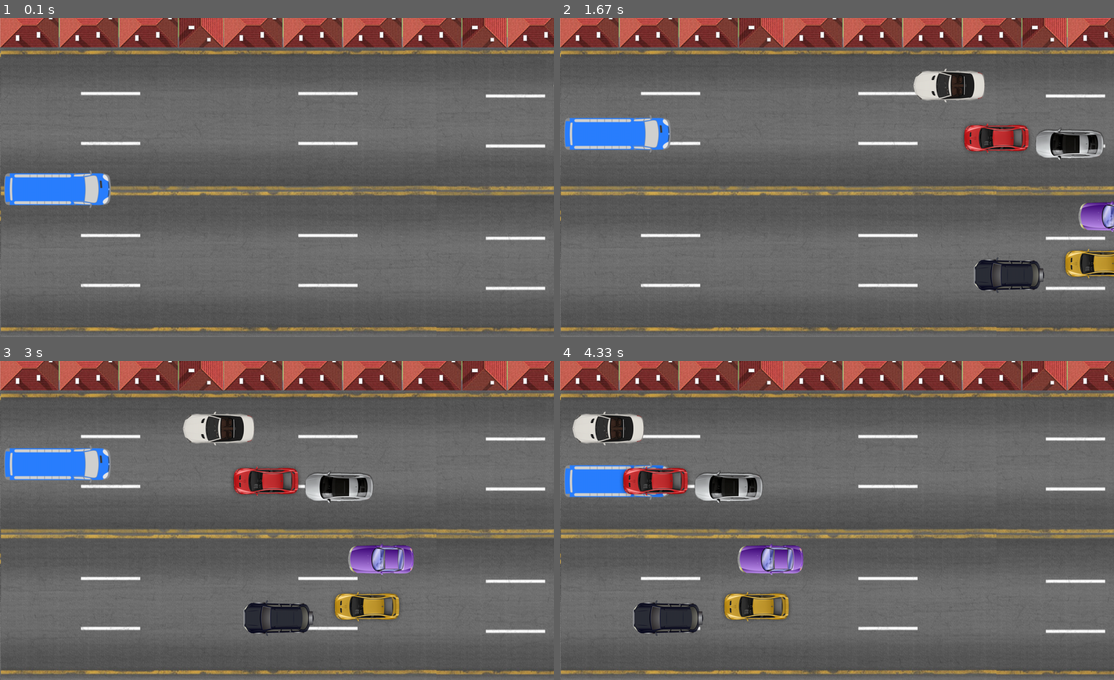
Above: before the commit, frames 1-4 (two rows, left to right).
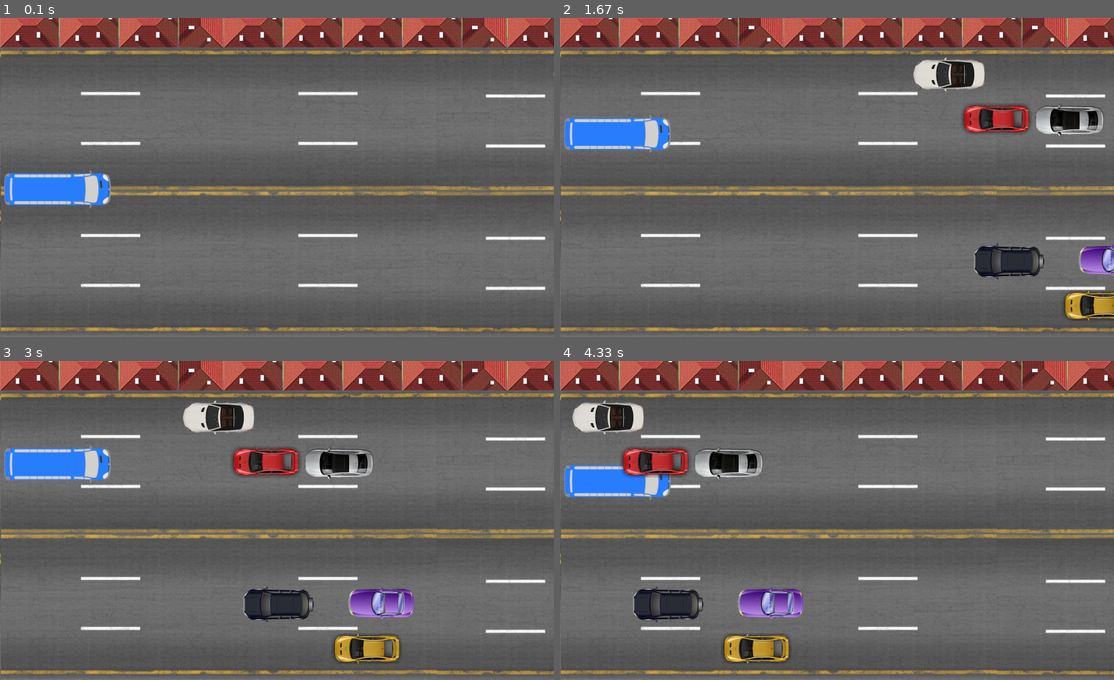
Above: after the commit, the same moments.

Repository: Alicccce/project_pygame
Game: pygame game, started from Alice.py
Two runs of this game, one before a commit and one after it. Both use one fixed random seed, a clock stepped at 60 frames per second and the inputs below.
Inputs:
- Up to frame 1 (0.1 s): no input
- Up to frame 2 (1.67 s): hold W 0.33-0.8 s; hold S 0.83-1.13 s; hold W 1.17-1.53 s; hold S from 1.57 s (still down)
- Up to frame 3 (3 s): release S at 1.93 s; hold W 1.97-2.27 s; hold S 2.3-2.6 s; hold W from 2.63 s (still down)
- Up to frame 4 (4.33 s): release W at 3 s; hold S 3.03-3.4 s; hold W 3.43-3.73 s; hold S 3.77-4.07 s; hold W from 4.1 s (still down)

The runs differ from the first frame. In frame 1, less than 0.1% of the frame differs, in the area x 99-100%, y 17-22%; in frame 2, 7.7%; in frame 3, 8.8%; in frame 4, 8.9%, in the area x 2-44%, y 12-95%.

Commit message:
основная игра; машинки наслаиваются, но едут ровно

Diff:
--- a/Alice.py
+++ b/Alice.py
@@ -10,7 +10,7 @@
 PINK = (255, 100, 100)
 HEIGHT = 750
 WIDTH = 1300
-for_y = []
+for_x = []
 
 
 def load_image(name, colorkey=None):
@@ -48,23 +48,23 @@
         super().__init__()
         self.image = load_image(name[0]) # считываем назвнаие
         self.rect = self.image.get_rect()
-        self.rect.x = name[1][0] # считаваем неизменную абциссу
-        #self.rect.y = name[1][1]
-        # ТУТ problem !
-        if name[1][1] not in for_y: # сравнение с предыдущими ординатами
-            self.rect.y = name[1][1]
+        self.rect.x = name[1][0] # считаваем абциссу
+        self.rect.y = name[1][1] # считаваем ординату
+        # В РАЗРАБОТКЕ
+        '''if name[1][0] not in for_x:  # сравнение с предыдущими ординатами
+            self.rect.x = name[1][0]
         else:
-            #if (name[1][1] + randint(50, 300)) != for_y[]
-            self.rect.y = (name[1][1] + 300) or (name[1][1] - 300)
-            for_y.append(self.rect.y) # "запоминаем" ординату
-        for_y.append(self.rect.y) # "запоминаем" ординату
+            self.rect.x = (name[1][0] + self.image.get_size()[0]) or (name[1][0] - self.image.get_size()[0])
+            for_x.append(self.rect.x)
+        for_x.append(self.rect.x)  # "запоминаем" ординату'''
         g_sprts.add(self)
 
     def update(self, speed):
+        cor_y = [90, 200, 310, 530, 640]
         self.rect.x -= 5
         if self.rect.x + self.rect.width < 0:
             self.rect.x = randint(WIDTH + 10, WIDTH + 500)
-            self.rect.y = randint(85, HEIGHT - 110)
+            self.rect.y = choice(cor_y)
 
 
 if __name__ == '__main__':
@@ -76,14 +76,14 @@
 
     all_sprites = pygame.sprite.Group()
     Bus(all_sprites)
-    # Генерация координат x, y
-    for name in [('red_car.png', (randint(WIDTH + 10, WIDTH + 500), randint(85, HEIGHT - 110))),
-                 ('yel_car.png', (randint(WIDTH + 10, WIDTH + 500), randint(85, HEIGHT - 110))),
-                 ('gray_car.png', (randint(WIDTH + 10, WIDTH + 500), randint(85, HEIGHT - 110))),
-                 ('black_car.png', (randint(WIDTH + 10, WIDTH + 500), randint(85, HEIGHT - 110))),
-                 ('purp_car.png', (randint(WIDTH + 10, WIDTH + 500), randint(85, HEIGHT - 110))),
-                 ('white_car.png', (randint(WIDTH + 10, WIDTH + 500), randint(85, HEIGHT - 110)))]:
-        Cars(all_sprites, name) # передаём в name имя файла и координаты запуска
+    cor_y = [90, 200, 310, 530, 640]
+    for name in [('red_car.png', (randint(WIDTH + 10, WIDTH + 500), choice(cor_y))),
+                 ('yel_car.png', (randint(WIDTH + 10, WIDTH + 500), choice(cor_y))),
+                 ('gray_car.png', (randint(WIDTH + 10, WIDTH + 500), choice(cor_y))),
+                 ('black_car.png', (randint(WIDTH + 10, WIDTH + 500), choice(cor_y))),
+                 ('purp_car.png', (randint(WIDTH + 10, WIDTH + 500), choice(cor_y))),
+                 ('white_car.png', (randint(WIDTH + 10, WIDTH + 500), choice(cor_y)))]:
+                 Cars(all_sprites, name) # передаём в name имя файла и координаты запуска
     imgg = load_image('roof_g.png')
     imgv = load_image('roof_v.png')
     imgtr = load_image('trop.png')
Binary file changed: data/black_car.png
Binary file changed: data/purp_car.png
Binary file changed: data/red_car.png
Binary file changed: data/white_car.png
Binary file changed: data/yel_car.png
